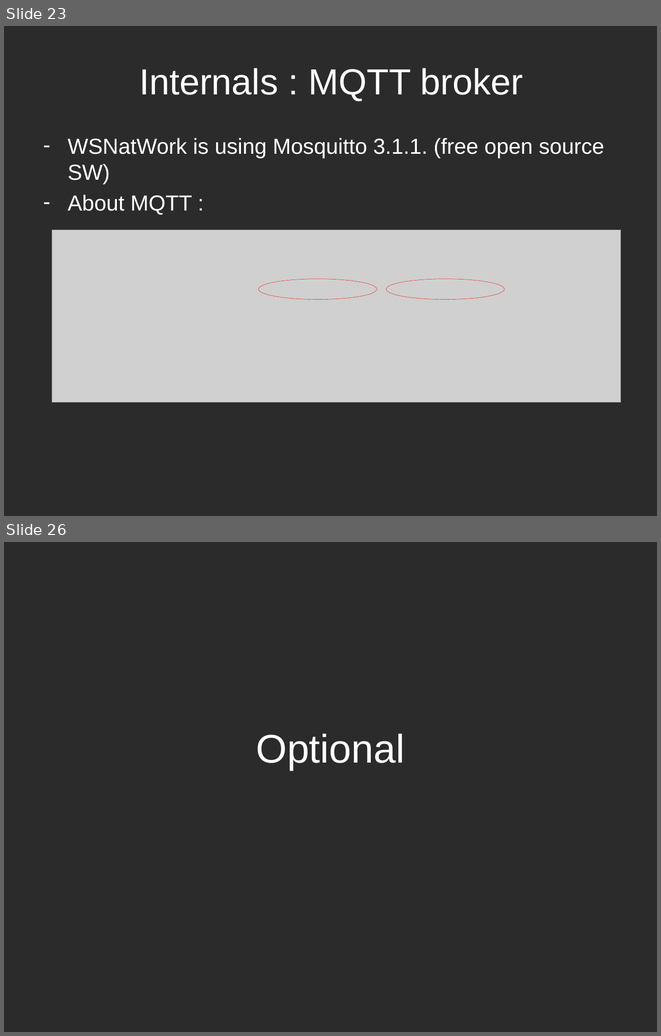
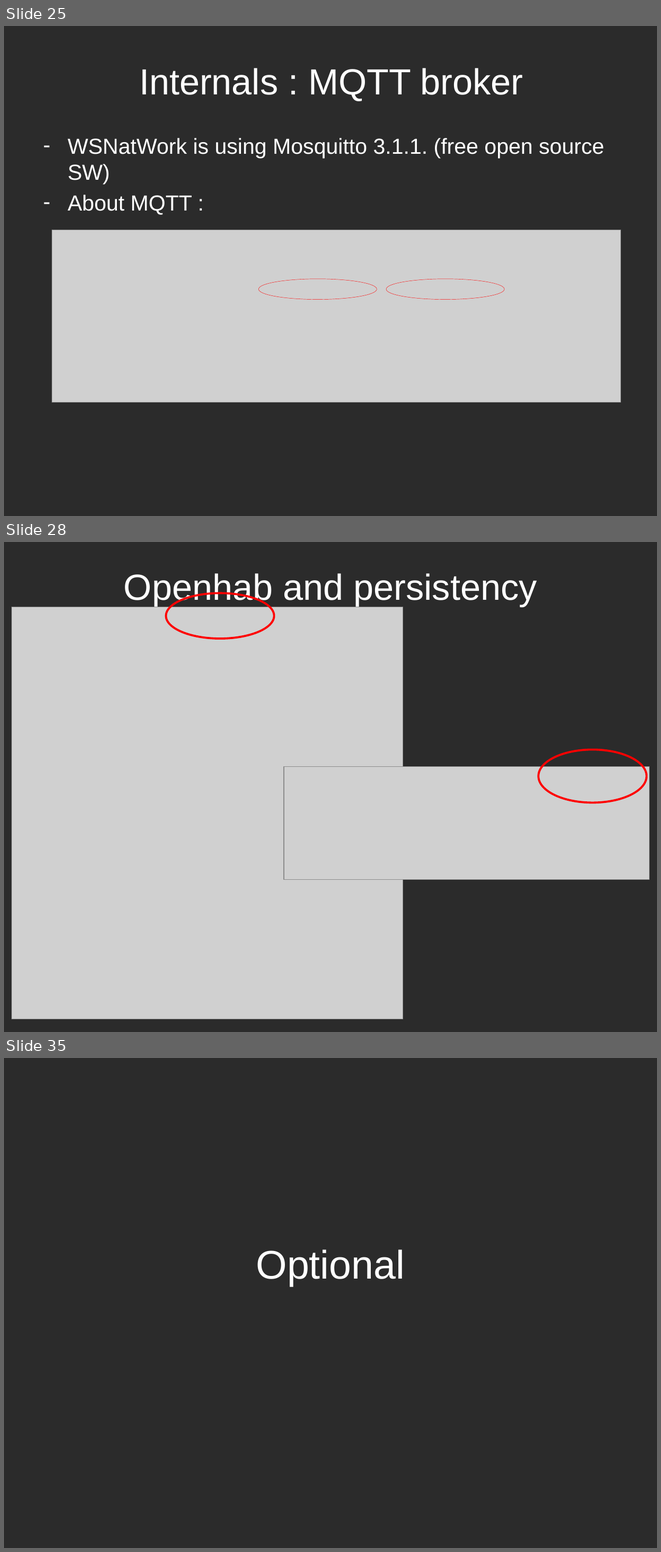
Before and after one commit to WSNhub/WSN-at-Work, a slide deck: workshop2x/WSNatwork - workshop2.pptx. Shown one above the other, each under a label of ours: slides 23 and 26 before the commit, slides 25, 28 and 35 after it; the slides between them are not shown. The pictures are 661x1036 and 661x1552 pixels, drawn with LibreOffice and Linux fonts; fonts in the diff are those of the drawing; grey boxes stand for pictures; background and template pictures are left out; a plain dark background stands for a picture behind light text. Boxes give left, top, right and bottom in pixels: in the first picture for what was removed or moved away, otherwise in the second. Text is boxed around its words. In the diff, an @@ line names an element or a change of style, - is before the commit and + after.

```diff
--- a/workshop2x/WSNatwork - workshop2.pptx
+++ b/workshop2x/WSNatwork - workshop2.pptx
@@ slide 28 added at bbox=[4, 542, 657, 1032], background picture (left out) @@
@@ title added at bbox=[124, 573, 537, 606], 40 pt, text #FFFFFF @@
+Openhab and persistency
@@ ellipse added at bbox=[166, 593, 274, 638], outline #FF0000 2.25 pt @@
@@ picture added at bbox=[12, 607, 403, 1018] @@
@@ ellipse added at bbox=[538, 750, 646, 803], outline #FF0000 2.25 pt @@
@@ picture added at bbox=[284, 767, 650, 880] @@
@@ what was slide 23 is now slide 25 @@
@@ what was slide 26 is now slide 35 @@
```
Also in this commit, not shown: 4 slides changed, 10 other slides added.
